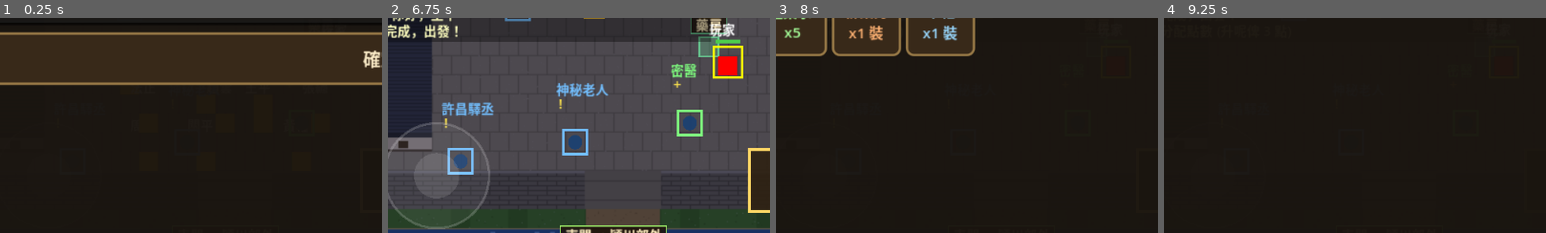
Above: before the commit, frames 1-4 (left to right).
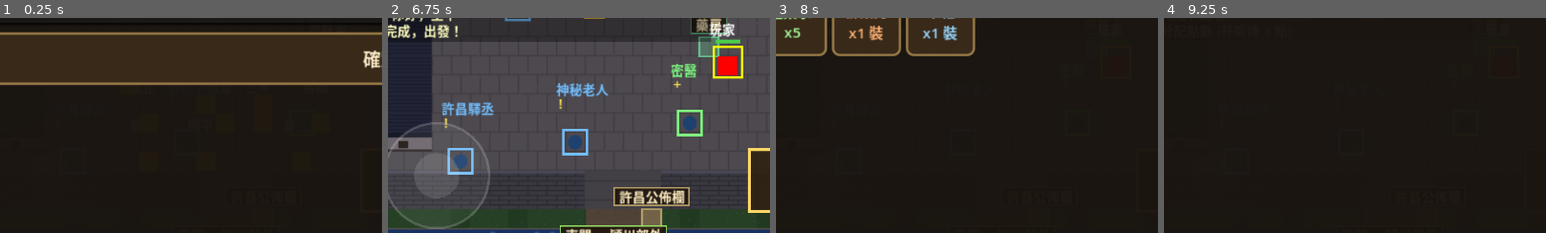
Above: after the commit, the same moments.

Repository: alphakey-marketing/sanguo-remake
Game: Godot game, scene res://ui/main.tscn
The game is run twice, just before and just after one commit, with the same random seed, the same clock (stepped at 60 frames per second) and the same inputs.
Inputs (mouse positions are % of the whole screen's width and height, from its top left):
- Up to frame 1 (0.25 s): no input
- Up to frame 2 (6.75 s): click "姓名" at 0.5 s; click "稱號" at 1.25 s; click (55, 40) at 2.02 s; type "12" at 2.1 s; click "生日" at 2.75 s; click "職業" at 3.5 s; click "臉譜" at 4.25 s; click "理念" at 5 s; click "確認" at 5.75 s; click "出發！" at 6.5 s
- Up to frame 3 (8 s): tap Enter at 7.25 s; move the mouse to (72, 45) at 7.27 s; hold D from 7.28 s (still down); tap B at 7.35 s; click (72, 45) at 7.42 s; tap Space at 7.52 s
- Up to frame 4 (9.25 s): release D at 8 s; click "背包" at 8 s; click "天地商行" at 8.75 s
The pictures show only the part of the screen within x 6-56%, y 42-92%; the shares and areas given below are measured in that part.

The runs differ from the first frame. In frame 2, 2.1% of the frame differs, in the area x 59-79%, y 78-97%; in frame 3, less than 0.1%; in frame 4, less than 0.1%.

Commit message:
S08c: 救災（公佈欄 + 救災官令 + 7 種救災物品 + 救災區 N 次工作 + 覆命；天災強度遞減）

Diff:
--- a/client/data/facilities.json
+++ b/client/data/facilities.json
@@ -39,5 +39,19 @@
   "stable_xc": { "name": "許昌馬廄", "map": "xuchang", "x": 61, "y": 20, "color": [0.6, 0.42, 0.25], "stable": true, "city": "xuchang",
     "desc": "馬廄 (Step 17a, spec 07)【原】: 買馬 / 寄養領馬 / 馬用品 (飼料、玩具、寵物藥、馴馬專用哨)。寄喺馬廄過子時 = 疲勞清零、頭暈好返" },
   "stable_xy": { "name": "新野馬廄", "map": "xinye", "x": 54, "y": 20, "color": [0.6, 0.42, 0.25], "stable": true, "city": "xinye",
-    "desc": "馬廄 (Step 17a, spec 07)【原】: 買馬 / 寄養領馬 / 馬用品 (飼料、玩具、寵物藥、馴馬專用哨)。寄喺馬廄過子時 = 疲勞清零、頭暈好返" }
+    "desc": "馬廄 (Step 17a, spec 07)【原】: 買馬 / 寄養領馬 / 馬用品 (飼料、玩具、寵物藥、馴馬專用哨)。寄喺馬廄過子時 = 疲勞清零、頭暈好返" },
+
+  "bulletin_xc": { "name": "許昌公佈欄", "map": "xuchang", "x": 37, "y": 49, "color": [0.7, 0.62, 0.4], "bulletin": true,
+    "desc": "公佈欄【原 sy2_8_12】: 城門口查看各城池正發生嘅天災同種類" },
+  "bulletin_xy": { "name": "新野公佈欄", "map": "xinye", "x": 33, "y": 45, "color": [0.7, 0.62, 0.4], "bulletin": true,
+    "desc": "公佈欄【原 sy2_8_12】: 城門口查看各城池正發生嘅天災同種類" },
+  "bulletin_xyc": { "name": "襄陽公佈欄", "map": "xiangyang", "x": 39, "y": 57, "color": [0.7, 0.62, 0.4], "bulletin": true,
+    "desc": "公佈欄【原 sy2_8_12】: 城門口查看各城池正發生嘅天災同種類" },
+
+  "relief_xc": { "name": "許昌救災區", "map": "field_1", "x": 104, "y": 10, "color": [0.9, 0.45, 0.3], "relief": true, "cityId": "xuchang",
+    "desc": "救災區【原 sy2_8_12】: 領咗救災官令 + 帶對應救災物品，喺呢度執行救災工作（每次扣 SP + 用 1 份物品）" },
+  "relief_xy": { "name": "新野救災區", "map": "bowang", "x": 62, "y": 10, "color": [0.9, 0.45, 0.3], "relief": true, "cityId": "xinye",
+    "desc": "救災區【原 sy2_8_12】: 領咗救災官令 + 帶對應救災物品，喺呢度執行救災工作（每次扣 SP + 用 1 份物品）" },
+  "relief_xyc": { "name": "襄陽救災區", "map": "longzhong", "x": 38, "y": 10, "color": [0.9, 0.45, 0.3], "relief": true, "cityId": "xiangyang",
+    "desc": "救災區【原 sy2_8_12】: 領咗救災官令 + 帶對應救災物品，喺呢度執行救災工作（每次扣 SP + 用 1 份物品）" }
 }
--- a/client/data/office.json
+++ b/client/data/office.json
@@ -79,5 +79,15 @@
   "favorCap": 100,
   "unitsPerFavor": 100,
   "unitsPerFame": 100
+ },
+ "_noteRelief": "救災 (S08c, spec 08 §6 / 攻略 sy2_8_12)【原 sy2_8_12 全流程】: 公佈欄睇天災 → 官宅功曹領救災官令 (扣行動力 10) → 買對應救災物品 → 去救災區做 N 次 (每次扣 SP + 用 1 份物品；小 10/中 20/大 30【自訂】) → 返官宅覆命 (名聲 +10【原】/ 政治 exp / 救災專長 exp【自訂】)。做嘅次數令該城天災強度遞減 (supply factor 向 1.0 靠)。救災官令同其他官令一樣每日 1 條 (共用 ch.office.order)。",
+ "relief": {
+  "minTitleRank": 0,
+  "spCost": 10,
+  "fame": 10,
+  "polExp": 20,
+  "expert": "jiuzai",
+  "expertExp": 12,
+  "workPerSize": {"大": 30, "中": 20, "細": 10}
  }
 }
--- a/client/data/shops.json
+++ b/client/data/shops.json
@@ -132,7 +132,14 @@
     26012,
     26007,
     26004,
-    26010
+    26010,
+    26022,
+    26023,
+    26024,
+    26025,
+    26026,
+    26027,
+    26028
    ],
    "map": "xuchang"
   },
@@ -189,7 +196,14 @@
     26012,
     26007,
     26004,
-    26010
+    26010,
+    26022,
+    26023,
+    26024,
+    26025,
+    26026,
+    26027,
+    26028
    ],
    "map": "xinye"
   },
@@ -415,7 +429,7 @@
    "name": "襄陽工具店",
    "x": 30,
    "y": 33,
-   "stock": [26031, 26032, 26033, 26034, 26035, 26036, 26001, 26002, 26003, 26006, 26008, 26011, 26005, 26012, 26007, 26004, 26010],
+   "stock": [26031, 26032, 26033, 26034, 26035, 26036, 26001, 26002, 26003, 26006, 26008, 26011, 26005, 26012, 26007, 26004, 26010, 26022, 26023, 26024, 26025, 26026, 26027, 26028],
    "map": "xiangyang"
   },
   {
--- a/client/data/world.json
+++ b/client/data/world.json
@@ -250,6 +250,7 @@
   {
    "id": "locust",
    "name": "蝗災",
+   "reliefItem": 26022,
    "seasons": [
     1,
     2
@@ -284,6 +285,7 @@
   {
    "id": "plague",
    "name": "瘟疫",
+   "reliefItem": 26023,
    "seasons": [
     0,
     1,
@@ -320,6 +322,7 @@
   {
    "id": "drought",
    "name": "旱災",
+   "reliefItem": 26024,
    "seasons": [
     0,
     1
@@ -354,6 +357,7 @@
   {
    "id": "typhoon",
    "name": "颶風",
+   "reliefItem": 26025,
    "seasons": [
     1
    ],
@@ -388,6 +392,7 @@
   {
    "id": "flood",
    "name": "洪水",
+   "reliefItem": 26026,
    "seasons": [
     1,
     2
@@ -423,6 +428,7 @@
   {
    "id": "blizzard",
    "name": "暴風雪",
+   "reliefItem": 26027,
    "seasons": [
     3
    ],
@@ -457,6 +463,7 @@
   {
    "id": "quake",
    "name": "地震",
+   "reliefItem": 26028,
    "seasons": [
     0,
     1,
--- a/client/rules/disaster.gd
+++ b/client/rules/disaster.gd
@@ -26,7 +26,8 @@
 		var out := {
 			"id": d["id"], "name": d["name"], "city": city_id, "size": sz["size"],
 			"startDay": day, "endDay": day + int(sz["days"]),
-			"supply": sz["supply"],
+			"supply": (sz["supply"] as Dictionary).duplicate(),
+			"baseSupply": (sz["supply"] as Dictionary).duplicate(),   # 救災減弱用原值 (S08c)
 		}
 		if idx < 2 and not shutdown_cfg.is_empty():          # 大(0)/中(1) 先停進貨；細(2) 唔停
 			var lo := int(shutdown_cfg.get("min", 1))
@@ -39,6 +40,44 @@
 	return {}
 
 
+# 救災 (S08c, spec 08 §6 / 攻略 sy2_8_12) ─────────────────────────────
+
+# 天災 id → 對應救災物品 (world.json disasters[].reliefItem；0 = 未有)
+static func relief_item_of(defs: Array, disaster_id: String) -> int:
+	for d in defs:
+		if String(d["id"]) == disaster_id:
+			return int(d.get("reliefItem", 0))
+	return 0
+
+
+# 全部救災物品 id (停進貨豁免 / UI)
+static func relief_items(defs: Array) -> Array:
+	var out: Array = []
+	for d in defs:
+		var iid := int(d.get("reliefItem", 0))
+		if iid > 0 and not out.has(iid):
+			out.append(iid)
+	return out
+
+
+# 救災工作次數需求 (spec 08 §6【自訂】: 小 10 / 中 20 / 大 30)
+static func relief_need(size: String, cfg: Dictionary) -> int:
+	return maxi(1, int((cfg.get("workPerSize", {}) as Dictionary).get(size, 1)))
+
+
+# 救災進度令天災強度遞減: supply factor 由 baseSupply 向 1.0 靠攏 frac (原地改 d["supply"])
+static func relief_weaken(disaster: Dictionary, done: int, need: int) -> void:
+	if need <= 0:
+		return
+	var frac := clampf(float(done) / float(need), 0.0, 1.0)
+	var base: Dictionary = disaster.get("baseSupply", disaster.get("supply", {}))
+	var s := {}
+	for k in base:
+		var f := float(base[k])
+		s[k] = f + (1.0 - f) * frac
+	disaster["supply"] = s
+
+
 # 過期天災移除 (原地)
 static func expire(disasters: Array, day: int) -> void:
 	for i in range(disasters.size() - 1, -1, -1):
--- a/client/sim/sim_econ.gd
+++ b/client/sim/sim_econ.gd
@@ -73,6 +73,9 @@
 
 # 天災大/中停進貨 (spec 05 §6【自訂】): 商店所屬城市有生效中天災、且天災 supply cat 蓋到呢件貨嘅 cat → 缺貨
 func _shop_shutdown_reason(shop: Dictionary, item: int) -> String:
+	# 救災物品唔停賣 (S08c): 天災期間都要買得到先救到災
+	if RulesDisaster.relief_items(data.world["disasters"]).has(item):
+		return ""
 	var city_id := String(shop.get("map", ""))
 	if city_id == "":
 		return ""
--- a/client/sim/sim_office.gd
+++ b/client/sim/sim_office.gd
@@ -133,6 +133,9 @@
 			return String(o["desc"]) + ("（已有文官跟隨）" if _office_recruit_ok(ch) else "（未登用文官）")
 		"escort", "rescue":
 			return String(o["desc"]) % String(data.map_by_id[String(o["zone"])]["name"]) + "　" + _office_npc_status(od)
+		_:
+			if String(od.get("id", "")) == "relief":
+				return "救災：%s（%d/%d）" % [_city_name(String(od.get("city", ""))), int(od.get("done", 0)), int(od.get("need", 0))]
 	return ""
 
 
@@ -164,6 +167,15 @@
 	if here == "":
 		return _msg(id, "要去官宅先覆命得")
 	var o := order_def(String(od["id"]))
+	# 救災官令 (S08c) 唔喺 orders 表，專屬流程: 要返接令嗰間官宅 + 做完次數
+	if String(od.get("id", "")) == "relief":
+		if here != String(od.get("from", "")):
+			return _msg(id, "返%s官宅先覆命得" % _city_name(String(od.get("city", ""))))
+		if int(od.get("done", 0)) < int(od.get("need", 0)):
+			return _msg(id, "救災仲未做完 (%d/%d)" % [int(od.get("done", 0)), int(od.get("need", 0))])
+		off["order"] = {}
+		_relief_reward(e, ch, od)
+		return
 	match String(o["kind"]):
 		"supply":
 			var need := int(o["units"])
@@ -577,3 +589,195 @@
 	_emit({"k": "domestic", "id": id, "job": job_id, "city": city, "attr": key, "gain": gain, "val": int(attrs[key]),
 		"expert": String(j["expert"]), "expertExp": int(cfg.get("expertExp", 3))})
 	_msg(id, "內政「%s」完成：%s 屬性 +%d（而家 %d）%s" % [j["name"], RulesCity.name_of(_city_attr_cfg(), key), gain, int(attrs[key]), tail])
+
+
+# ================= 救災 (S08c, spec 08 §6 / 攻略 sy2_8_12) =================
+# 流程【原 sy2_8_12】: 公佈欄睇天災 → 官宅功曹領救災官令 (扣行動力 10) → 買對應救災物品 →
+#   去救災區做 N 次 (每次扣 SP + 用 1 份物品；小 10/中 20/大 30【自訂】) → 返官宅覆命
+#   (名聲 +10【原】/ 政治 exp / 救災專長 exp【自訂】)。做嘅次數令該城天災強度遞減。
+# 救災官令共用 ch.office.order，但唔喺 office.orders 表 (動態綁城池/天災)，有專屬 cmd。
+
+func relief_cfg() -> Dictionary:
+	return data.office.get("relief", {})
+
+
+func _relief_item(disaster_id: String) -> int:
+	return RulesDisaster.relief_item_of(data.world["disasters"], disaster_id)
+
+
+# 城池而家生效中嘅天災 (第一條；冇 = {})
+func _active_disaster(city_id: String) -> Dictionary:
+	for d in state["disasters"]:
+		if String(d.get("city", "")) == city_id:
+			return d
+	return {}
+
+
+func _disaster_name(disaster_id: String) -> String:
+	for d in data.world["disasters"]:
+		if String(d["id"]) == disaster_id:
+			return String(d["name"])
+	return disaster_id
+
+
+# 企喺邊個城門公佈欄隔籬 → facility key ("" = 唔喺)
+func bulletin_near(e: Dictionary) -> String:
+	return _fac_near(e, "bulletin")
+
+
+# 企喺邊個救災區隔籬 → {key, cityId, name} ({}=唔喺)
+func relief_near(e: Dictionary) -> Dictionary:
+	for k in data.facilities:
+		var f = data.facilities[k]
+		if f is Dictionary and bool(f.get("relief", false)) and _near(e, int(f["x"]), int(f["y"])):
+			return {"key": String(k), "cityId": String(f.get("cityId", "")), "name": String(f.get("name", ""))}
+	return {}
+
+
+# 公佈欄: 各城現時天災 + 對應救災物品 (S08c 步驟 1)
+func bulletin_view(id: int) -> Dictionary:
+	var e := ent(id)
+	if e.is_empty() or not e.has("ch"):
+		return {}
+	var cities: Array = []
+	for c in data.world["cities"]:
+		var cid := String(c["id"])
+		var rows: Array = []
+		for d in state["disasters"]:
+			if String(d.get("city", "")) != cid:
+				continue
+			var iid := _relief_item(String(d["id"]))
+			rows.append({"id": String(d["id"]), "name": String(d["name"]), "size": String(d["size"]),
+				"endDay": int(d.get("endDay", 0)), "item": iid, "itemName": String(data.names.get(iid, ""))})
+		cities.append({"id": cid, "name": String(c["name"]), "disasters": rows})
+	return {"at": bulletin_near(e) != "", "bulletin": bulletin_near(e), "cities": cities}
+
+
+# 領救災官令檢查 ("" = 得)
+func relief_block(ch: Dictionary, city_id: String) -> String:
+	if city_id == "":
+		return "要喺城內官宅先領得救災官令"
+	if RulesKarma.office_blocked(int(ch.get("karma", 0))):
+		return "罪犯以下唔接得官令"
+	var cfg := relief_cfg()
+	if int(ch.get("titleRank", 0)) < int(cfg.get("minTitleRank", 0)):
+		return "要官身（頭銜 ≥ %d 階）先領得救災官令" % int(cfg.get("minTitleRank", 0))
+	if _active_disaster(city_id).is_empty():
+		return "呢個城而家冇天災"
+	if not (_office_of(ch).get("order", {}) as Dictionary).is_empty():
+		return "仲有官令喺手，做完先接得"
+	if ap_of(ch) < _office_ap_cost(ch):
+		return "行動力不足 (要 %d)" % _office_ap_cost(ch)
+	return ""
+
+
+# 救災 read-model (官宅 UI 用)
+func relief_view(id: int) -> Dictionary:
+	var e := ent(id)
+	if e.is_empty() or not e.has("ch"):
+		return {}
+	var ch: Dictionary = e["ch"]
+	var here := office_near(e)
+	var city := _facility_city_id(here) if here != "" else ""
+	var d := _active_disaster(city) if city != "" else {}
+	var need := RulesDisaster.relief_need(String(d.get("size", "")), relief_cfg()) if not d.is_empty() else 0
+	var iid := _relief_item(String(d.get("id", ""))) if not d.is_empty() else 0
+	var od: Dictionary = _office_of(ch).get("order", {})
+	var active := String(od.get("id", "")) == "relief"
+	return {"city": city, "cityName": _city_name(city), "cityHasDisaster": not d.is_empty(),
+		"disaster": d, "need": need, "item": iid, "itemName": String(data.names.get(iid, "")),
+		"owned": RulesShop.count_item(ch["bag"], iid) if iid > 0 else 0,
+		"hasOrder": active, "done": int(od.get("done", 0)) if active else 0,
+		"apCost": _office_ap_cost(ch), "spCost": int(relief_cfg().get("spCost", 10)), "block": relief_block(ch, city)}
+
+
+# 領救災官令 (官宅功曹): 扣行動力 10，記低該城目標天災
+func cmd_office_relief(id: int) -> void:
+	var e := ent(id)
+	if e.is_empty() or not e.has("ch") or int(e["hp"]) <= 0:
+		return
+	var here := office_near(e)
+	if here == "":
+		return _msg(id, "要去官宅先領得救災官令")
+	var city := _facility_city_id(here)
+	var ch: Dictionary = e["ch"]
+	var why := relief_block(ch, city)
+	if why != "":
+		return _msg(id, why)
+	var d := _active_disaster(city)
+	var need := RulesDisaster.relief_need(String(d["size"]), relief_cfg())
+	var off := _office_of(ch)
+	off["orderDay"] = int(_clock()["day"])
+	off["order"] = {"id": "relief", "from": here, "city": city, "disaster": String(d["id"]), "need": need, "done": 0}
+	ch["ap"] = ap_of(ch) - _office_ap_cost(ch)
+	var iid := _relief_item(String(d["id"]))
+	_emit({"k": "office_order", "id": id, "order": "relief", "started": true})
+	_msg(id, "領咗救災官令：%s 正發生「%s」(規模 %s)，去救災區做 %d 次；記住買「%s」。" % [
+		_city_name(city), String(d["name"]), String(d["size"]), need, String(data.names.get(iid, "救災物品"))])
+
+
+# 喺救災區執行一次救災 (扣 SP + 用 1 份物品；令天災強度遞減)
+func cmd_relief_work(id: int) -> void:
+	var e := ent(id)
+	if e.is_empty() or not e.has("ch") or int(e["hp"]) <= 0:
+		return
+	var ch: Dictionary = e["ch"]
+	var od: Dictionary = _office_of(ch).get("order", {})
+	if String(od.get("id", "")) != "relief":
+		return _msg(id, "手上冇救災官令")
+	var near := relief_near(e)
+	if near.is_empty():
+		return _msg(id, "要去救災區先做到救災工作")
+	var city := String(od.get("city", ""))
+	if String(near["cityId"]) != city:
+		return _msg(id, "呢度唔係%s嘅救災區" % _city_name(city))
+	var need := int(od.get("need", 0))
+	var done := int(od.get("done", 0))
+	if done >= need:
+		return _msg(id, "救災工作做完，返官宅覆命啦")
+	var d := _active_disaster(city)
+	if d.is_empty() or String(d.get("id", "")) != String(od.get("disaster", "")):
+		return _msg(id, "天災已經過去，唔使再救（可以放棄官令）")
+	var iid := _relief_item(String(od.get("disaster", "")))
+	if iid <= 0 or RulesShop.count_item(ch["bag"], iid) <= 0:
+		return _msg(id, "冇「%s」做唔到救災 (去工具店買)" % String(data.names.get(iid, "救災物品")))
+	var sp_cost := maxi(1, int(relief_cfg().get("spCost", 10)))
+	if int(ch.get("sp", 0)) < sp_cost:
+		return _msg(id, "氣力不足 (要 %d SP)" % sp_cost)
+	RulesShop.remove_item(ch["bag"], iid, 1)
+	ch["sp"] = maxi(0, int(ch["sp"]) - sp_cost)
+	done += 1
+	od["done"] = done
+	RulesDisaster.relief_weaken(d, done, need)
+	_emit({"k": "relief_work", "id": id, "city": city, "done": done, "need": need, "item": iid})
+	if done >= need:
+		_msg(id, "「%s」救災工作完成 (%d/%d)！返官宅覆命。" % [String(d["name"]), done, need])
+	else:
+		_msg(id, "救災進度 %d/%d（%s 災情減弱咗）" % [done, need, String(d["name"])])
+
+
+# 覆命獎勵: 名聲 +10 + 政治 exp + 救災專長 exp (行動力喺接令時已扣)
+func _relief_reward(e: Dictionary, ch: Dictionary, od: Dictionary) -> void:
+	var id := int(e["id"])
+	var cfg := relief_cfg()
+	var fame := int(cfg.get("fame", 10))
+	ch["fame"] = int(ch.get("fame", 0)) + fame
+	var tail := ""
+	var pe := int(cfg.get("polExp", 0))
+	if pe > 0:
+		var r := RulesTiandi.cha_gain(int(ch["attrs"]["pol"]), int(ch.get("polExp", 0)), pe,
+			{"chaExpPerPoint": data.office["polExpPerPoint"], "chaCap": data.office["polCap"]})
+		ch["attrs"]["pol"] = int(r["cha"])
+		ch["polExp"] = int(r["exp"])
+		tail += "，政治經驗 +%d" % pe + ("，政治 +%d" % int(r["ups"]) if int(r["ups"]) > 0 else "")
+		_sync_stats(e)
+	var skill := String(cfg.get("expert", "jiuzai"))
+	var before_lv := expert_lv(ch, skill)
+	RulesExpert.add_exp(ch, data.experts, skill, int(cfg.get("expertExp", 0)))
+	var after_lv := expert_lv(ch, skill)
+	if after_lv > before_lv:
+		var nm := String((data.experts["skills"] as Dictionary).get(skill, {}).get("name", skill))
+		tail += "，「%s」專長升到 %d 級！" % [nm, after_lv]
+	_emit({"k": "office_order", "id": id, "order": "relief", "done": true, "fame": fame, "contrib": 0})
+	_msg(id, "救災官令完成：%s「%s」災情已緩，名聲 +%d%s" % [
+		_city_name(String(od.get("city", ""))), _disaster_name(String(od.get("disaster", ""))), fame, tail])
--- a/client/tests/run_militia.gd
+++ b/client/tests/run_militia.gd
@@ -20,6 +20,12 @@
 	t_cap(data)
 	t_save_roundtrip(data)
 	t_city_save(data)
+	t_relief_data(data)
+	t_relief_rules(data)
+	t_bulletin(data)
+	t_relief_flow(data)
+	t_relief_effects(data)
+	t_relief_save(data)
 	t_determinism(data)
 	print("[TEST] militia (tribute/favor) scenarios: %d, fail %d" % [total, fails])
 	quit(1 if fails > 0 else 0)
@@ -343,3 +349,224 @@
 	_put_fac(old, pid, data, "donate_xc")
 	old.cmd_domestic(pid, "kaiken")
 	check(int(old.city_attrs("xuchang")["kaiken"]) == 52, "舊存檔: 補完 cityAttrs 照做內政")
+
+
+# ================= S08c 救災 (spec 08 §6 / 攻略 sy2_8_12) =================
+
+# 喺 state["disasters"] 塞一條天災 (測試用；idx 0=大 1=中 2=細)
+func _set_disaster(sim: Sim, disaster_id: String, city: String, size: String, idx: int) -> Dictionary:
+	for d in sim.data.world["disasters"]:
+		if String(d["id"]) == disaster_id:
+			var sz: Dictionary = d["sizes"][idx]
+			var dis := {"id": disaster_id, "name": String(d["name"]), "city": city, "size": size,
+				"startDay": 0, "endDay": 999,
+				"supply": (sz["supply"] as Dictionary).duplicate(),
+				"baseSupply": (sz["supply"] as Dictionary).duplicate()}
+			sim.state["disasters"].append(dis)
+			return dis
+	return {}
+
+
+func t_relief_data(data: GameData) -> void:
+	var defs: Array = data.world["disasters"]
+	check(defs.size() == 7, "天災 7 種")
+	var want := {"locust": 26022, "plague": 26023, "drought": 26024, "typhoon": 26025, "flood": 26026, "blizzard": 26027, "quake": 26028}
+	var items: Array = []
+	for d in defs:
+		var iid := int(d.get("reliefItem", 0))
+		items.append(iid)
+		check(int(want[String(d["id"])]) == iid, "天災 %s → 救災物品 %d" % [d["id"], iid])
+	check(RulesDisaster.relief_items(defs).size() == 7 and items.size() == 7, "7 種救災物品不同")
+	var cfg: Dictionary = data.office["relief"]
+	check(int(cfg["minTitleRank"]) == 0 and int(cfg["fame"]) == 10 and String(cfg["expert"]) == "jiuzai", "救災設定: 無頭銜限制/名聲+10/救災專長")
+	check(int((cfg["workPerSize"] as Dictionary)["細"]) == 10 and int((cfg["workPerSize"] as Dictionary)["中"]) == 20 and int((cfg["workPerSize"] as Dictionary)["大"]) == 30, "救災次數 小10/中20/大30")
+	# 設施: 3 城公佈欄 + 3 個救災區
+	for k in ["bulletin_xc", "bulletin_xy", "bulletin_xyc"]:
+		check(bool((data.facilities[k] as Dictionary).get("bulletin", false)), "%s 有 bulletin flag" % k)
+	for k in ["relief_xc", "relief_xy", "relief_xyc"]:
+		var f: Dictionary = data.facilities[k]
+		check(bool(f.get("relief", false)) and String(f.get("cityId", "")) != "", "%s 有 relief flag + cityId" % k)
+	check(String(data.facilities["relief_xc"]["map"]) == "field_1" and String(data.facilities["relief_xy"]["map"]) == "bowang" and String(data.facilities["relief_xyc"]["map"]) == "longzhong", "救災區喺各城腹地")
+	# 工具店賣齊 7 種
+	for sid in ["tool", "tool_xy", "tool_xyc"]:
+		var stock: Array = []
+		for s in data.shops:
+			if String(s["id"]) == sid:
+				stock = s["stock"]
+		var n := 0
+		for iid in [26022, 26023, 26024, 26025, 26026, 26027, 26028]:
+			if stock.has(iid) or stock.has(float(iid)):
+				n += 1
+		check(n == 7, "工具店 %s 賣齊 7 種救災物品" % sid)
+
+
+func t_relief_rules(data: GameData) -> void:
+	var defs: Array = data.world["disasters"]
+	var cfg: Dictionary = data.office["relief"]
+	check(RulesDisaster.relief_item_of(defs, "locust") == 26022 and RulesDisaster.relief_item_of(defs, "quake") == 26028, "relief_item_of")
+	check(RulesDisaster.relief_item_of(defs, "nope") == 0, "未知天災 = 0")
+	check(RulesDisaster.relief_need("細", cfg) == 10 and RulesDisaster.relief_need("中", cfg) == 20 and RulesDisaster.relief_need("大", cfg) == 30, "relief_need")
+	var d := {"supply": {"43": 0.5, "44": 1.0}, "baseSupply": {"43": 0.5, "44": 1.0}}
+	RulesDisaster.relief_weaken(d, 5, 10)
+	check(absf(float(d["supply"]["43"]) - 0.75) < 1e-9 and absf(float(d["supply"]["44"]) - 1.0) < 1e-9, "減弱 50%: 0.5 → 0.75 (1.0 不變)")
+	RulesDisaster.relief_weaken(d, 10, 10)
+	check(absf(float(d["supply"]["43"]) - 1.0) < 1e-9, "做完: factor → 1.0 (冇天災影響)")
+	RulesDisaster.relief_weaken(d, 99, 10)
+	check(absf(float(d["supply"]["43"]) - 1.0) < 1e-9, "超出需求 clamp 1.0")
+	check(absf(float((d["baseSupply"] as Dictionary)["43"]) - 0.5) < 1e-9, "baseSupply 保留原值")
+
+
+func t_bulletin(data: GameData) -> void:
+	var r := _new(data)
+	var sim: Sim = r[0]
+	var pid: int = r[1]
+	var v0 := sim.bulletin_view(pid)
+	check(not bool(v0["at"]) and (v0["cities"] as Array).size() == 3, "唔喺公佈欄: at=false，3 城")
+	_put_fac(sim, pid, data, "bulletin_xc")
+	var v1 := sim.bulletin_view(pid)
+	check(bool(v1["at"]), "企喺許昌公佈欄: at=true")
+	_set_disaster(sim, "locust", "xuchang", "細", 2)
+	var v2 := sim.bulletin_view(pid)
+	var rows: Array = []
+	for c in v2["cities"]:
+		if String(c["id"]) == "xuchang":
+			rows = c["disasters"]
+	check(rows.size() == 1 and String(rows[0]["name"]) == "蝗災" and String(rows[0]["size"]) == "細" and int(rows[0]["item"]) == 26022, "公佈欄顯示許昌蝗災 + 農藥")
+
+
+func t_relief_flow(data: GameData) -> void:
+	var r := _new(data)
+	var sim: Sim = r[0]
+	var pid: int = r[1]
+	var ch: Dictionary = r[2]
+	var msgs: Array = r[3]
+	_put_fac(sim, pid, data, "donate_xc")
+	ch["sp"] = 200
+	ch["ap"] = 100
+	var fame0 := int(ch.get("fame", 0))
+	var pol0 := int(ch.get("polExp", 0))
+	# 冇天災
+	sim.cmd_office_relief(pid)
+	check(_last(msgs).contains("冇天災"), "冇天災領唔到救災官令")
+	_set_disaster(sim, "locust", "xuchang", "細", 2)
+	sim.cmd_office_relief(pid)
+	var od: Dictionary = sim.player_ch()["office"]["order"]
+	check(String(od.get("id", "")) == "relief" and int(od["need"]) == 10 and int(od["done"]) == 0, "領到救災官令: 細規模需 10 次")
+	check(int(ch["ap"]) == 90 and _last(msgs).contains("農藥"), "領令扣行動力 10 + 提示買農藥")
+	sim.cmd_office_relief(pid)
+	check(_last(msgs).contains("仲有官令"), "已有官令唔可以再接")
+	# 救災區: 冇物品
+	_put_fac(sim, pid, data, "relief_xc")
+	sim.cmd_relief_work(pid)
+	check(_last(msgs).contains("冇「農藥」"), "冇救災物品做唔到")
+	# 錯區
+	_put_fac(sim, pid, data, "relief_xy")
+	RulesShop.add_item(ch["bag"], 26022, 10)
+	sim.cmd_relief_work(pid)
+	check(_last(msgs).contains("唔係許昌"), "唔喺所屬救災區做唔到")
+	# 正確區做 1 次
+	_put_fac(sim, pid, data, "relief_xc")
+	sim.cmd_relief_work(pid)
+	var dis := sim._active_disaster("xuchang")
+	check(int(od["done"]) == 1 and RulesShop.count_item(ch["bag"], 26022) == 9, "做 1 次: 進度 1 + 用 1 農藥")
+	check(int(ch["sp"]) == 190, "救災扣 SP 10")
+	check(absf(float(dis["supply"]["43"]) - 0.865) < 1e-9, "1/10 進度令蝗災 supply 0.85 → 0.865 (減弱)")
+	check(_last(msgs).contains("1/10"), "進度訊息 1/10")
+	# 做埋 9 次
+	for i in 9:
+		sim.cmd_relief_work(pid)
+	check(int(od["done"]) == 10 and absf(float(dis["supply"]["43"]) - 1.0) < 1e-9, "做完 10 次: 蝗災 supply → 1.0")
+	sim.cmd_relief_work(pid)
+	check(_last(msgs).contains("做完"), "做完唔可以再做")
+	# 覆命: 去錯官宅
+	_put_fac(sim, pid, data, "donate_xy")
+	sim.cmd_office_turnin(pid)
+	check(_last(msgs).contains("返許昌官宅"), "要返接令嗰間官宅覆命")
+	# 正確覆命
+	_put_fac(sim, pid, data, "donate_xc")
+	var pol_before := int(ch["attrs"]["pol"])
+	sim.cmd_office_turnin(pid)
+	check((sim.player_ch()["office"]["order"] as Dictionary).is_empty(), "覆命清咗官令")
+	check(int(ch["fame"]) == fame0 + 10, "覆命名聲 +10")
+	var pol_gain := (int(ch["attrs"]["pol"]) - pol_before) * int(data.office["polExpPerPoint"]) + (int(ch.get("polExp", 0)) - pol0)
+	check(pol_gain == 20, "覆命政治 exp +20 (實得 %d)" % pol_gain)
+	check(int(ch["expert"]["jiuzai"]) == 12, "覆命救災專長 exp 12 (而家=%d)" % int(ch["expert"]["jiuzai"]))
+	check(_last(msgs).contains("名聲 +10") and _last(msgs).contains("蝗災"), "覆命訊息")
+	sim.cmd_relief_work(pid)
+	check(_last(msgs).contains("手上冇救災官令"), "冇官令做唔到救災")
+
+
+func t_relief_effects(data: GameData) -> void:
+	var r := _new(data)
+	var sim: Sim = r[0]
+	var pid: int = r[1]
+	var ch: Dictionary = r[2]
+	# 大規模颶風 → 停 cat 40 進貨，但救災物品豁免
+	var dis := _set_disaster(sim, "typhoon", "xuchang", "大", 0)
+	dis["shutdownEnd"] = 999
+	dis["shutdownCats"] = ["43", "44", "40"]
+	var shop := {"name": "工具店", "map": "xuchang", "stock": []}
+	check(sim._shop_shutdown_reason(shop, 26001).contains("停止進貨"), "普通 cat 40 貨被停進貨")
+	check(sim._shop_shutdown_reason(shop, 26022) == "", "救災物品豁免停進貨")
+	# 真買得到
+	for s in data.shops:
+		if String(s["id"]) == "tool":
+			_put(sim, pid, int(s["x"]), int(s["y"]))
+	ch["gold"] = 9999
+	sim.cmd_buy(pid, 26022)
+	check(RulesShop.count_item(ch["bag"], 26022) >= 1, "天災期間照買到農藥")
+
+
+func _relief_seq(data: GameData) -> String:
+	var r := _new(data, 77)
+	var sim: Sim = r[0]
+	var pid: int = r[1]
+	var ch: Dictionary = r[2]
+	_put_fac(sim, pid, data, "donate_xc")
+	ch["sp"] = 500
+	ch["ap"] = 100
+	_set_disaster(sim, "drought", "xuchang", "中", 1)
+	sim.cmd_office_relief(pid)
+	_put_fac(sim, pid, data, "relief_xc")
+	RulesShop.add_item(ch["bag"], 26024, 20)
+	for i in 7:
+		sim.cmd_relief_work(pid)
+	_put_fac(sim, pid, data, "donate_xc")
+	sim.cmd_office_turnin(pid)
+	for i in 300:
+		sim.step()
+	return sim.save_string()
+
+
+func t_relief_save(data: GameData) -> void:
+	var r := _new(data)
+	var sim: Sim = r[0]
+	var pid: int = r[1]
+	var ch: Dictionary = r[2]
+	_put_fac(sim, pid, data, "donate_xc")
+	ch["sp"] = 500
+	ch["ap"] = 100
+	_set_disaster(sim, "drought", "xuchang", "中", 1)
+	sim.cmd_office_relief(pid)
+	_put_fac(sim, pid, data, "relief_xc")
+	RulesShop.add_item(ch["bag"], 26024, 20)
+	for i in 3:
+		sim.cmd_relief_work(pid)
+	var s1 := sim.save_string()
+	var loaded := Sim.load_string(data, s1)
+	var lod: Dictionary = loaded.player_ch()["office"]["order"]
+	check(String(lod["id"]) == "relief" and int(lod["done"]) == 3 and int(lod["need"]) == 20, "存檔: 救災官令進度保留")
+	check(loaded.save_string() == s1, "存檔: save→load→save 一致")
+	var ldis := loaded._active_disaster("xuchang")
+	check(absf(float(ldis["supply"]["43"]) - (0.6 + 0.4 * 3.0 / 20.0)) < 1e-9, "存檔: 天災減弱狀態保留")
+	# 舊存檔: 冇 baseSupply → 照做到 (以現 supply 做 base)
+	var d: Dictionary = JSON.parse_string(s1)
+	for e in d["state"]["disasters"]:
+		e.erase("baseSupply")
+	var old := Sim.load_string(data, JSON.stringify(d))
+	var opid := int(old.state["player_id"])
+	_put_fac(old, opid, data, "relief_xc")
+	old.cmd_relief_work(opid)
+	check(int((old.player_ch()["office"]["order"] as Dictionary)["done"]) == 4, "舊存檔: 冇 baseSupply 照做到 4")
+	# 決定性
+	check(_relief_seq(data) == _relief_seq(data), "決定性: 救災流程同種子同操作 → 同存檔")
Not shown, changed: docs/PLAN.md
Not shown, changed: docs/spec/08_名聲義勇軍.md
